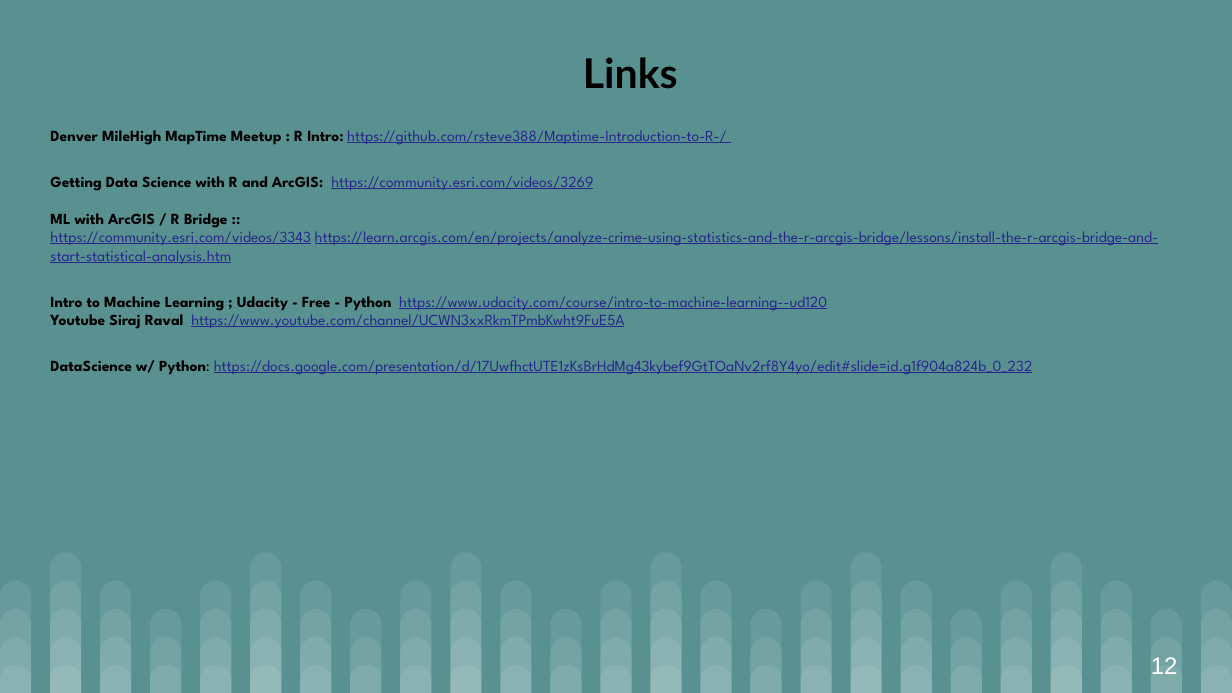
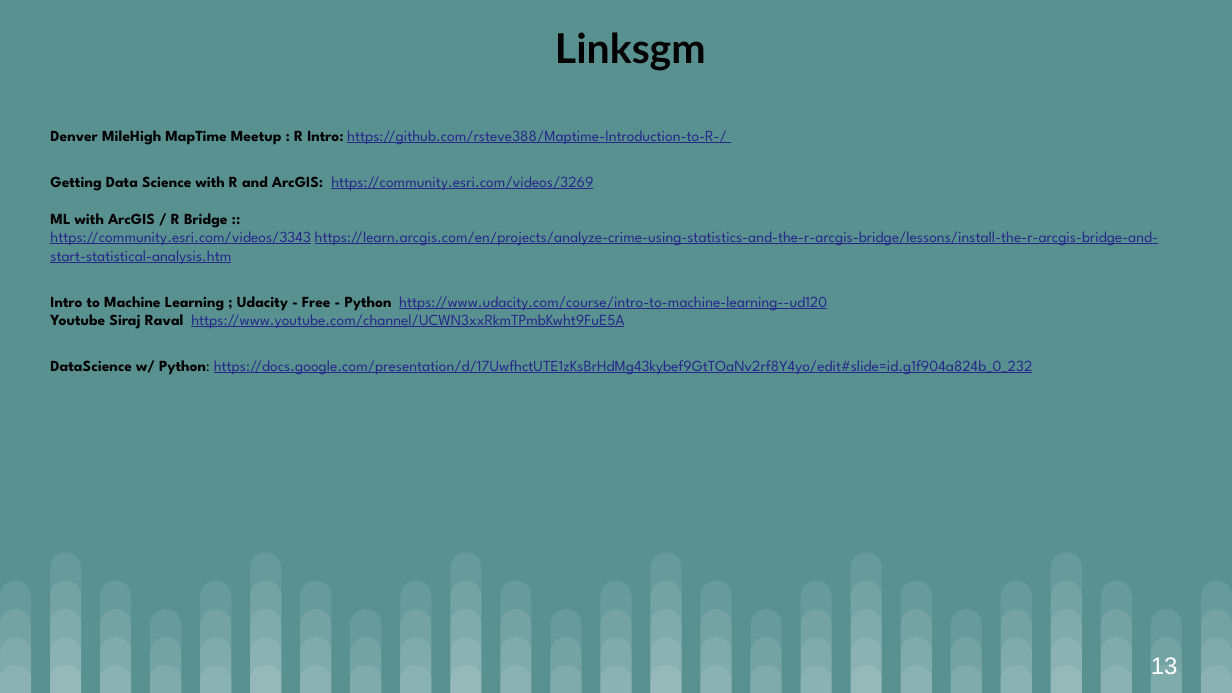
Before and after one commit to gcaseycupp/MLwithRandAzure, a slide deck: slide 13 of ML with R and Azure.pptx (slide 12 before the commit). Drawn at 1232x693 pixels with LibreOffice and Linux fonts; fonts in the diff are those of the drawing. Boxes give left, top, right and bottom in pixels: in the first picture for what was removed or moved away, otherwise in the second. Text is boxed around its words. In the diff, an @@ line names an element or a change of style, - is before the commit and + after.

Commit message:
latest PPT

```diff
--- a/ML with R and Azure.pptx
+++ b/ML with R and Azure.pptx
@@ title at box(555, 32, 706, 71): text changed @@
-Links
+Linksgm
@@ page number at box(1151, 657, 1178, 674): text changed @@
-12
+13
```
Also in this commit, not shown: 3 other slides changed, 1 slide added.
